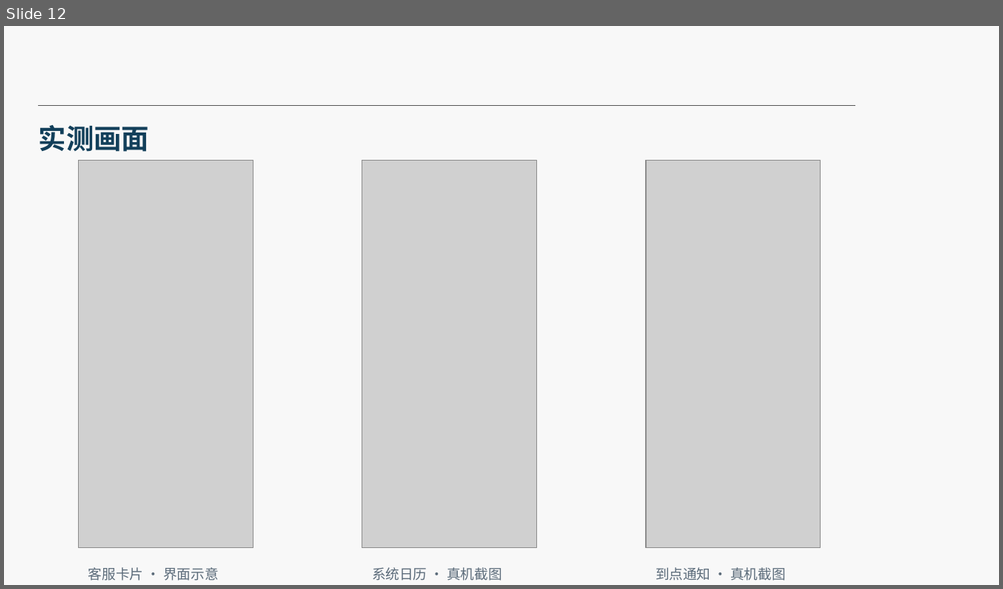
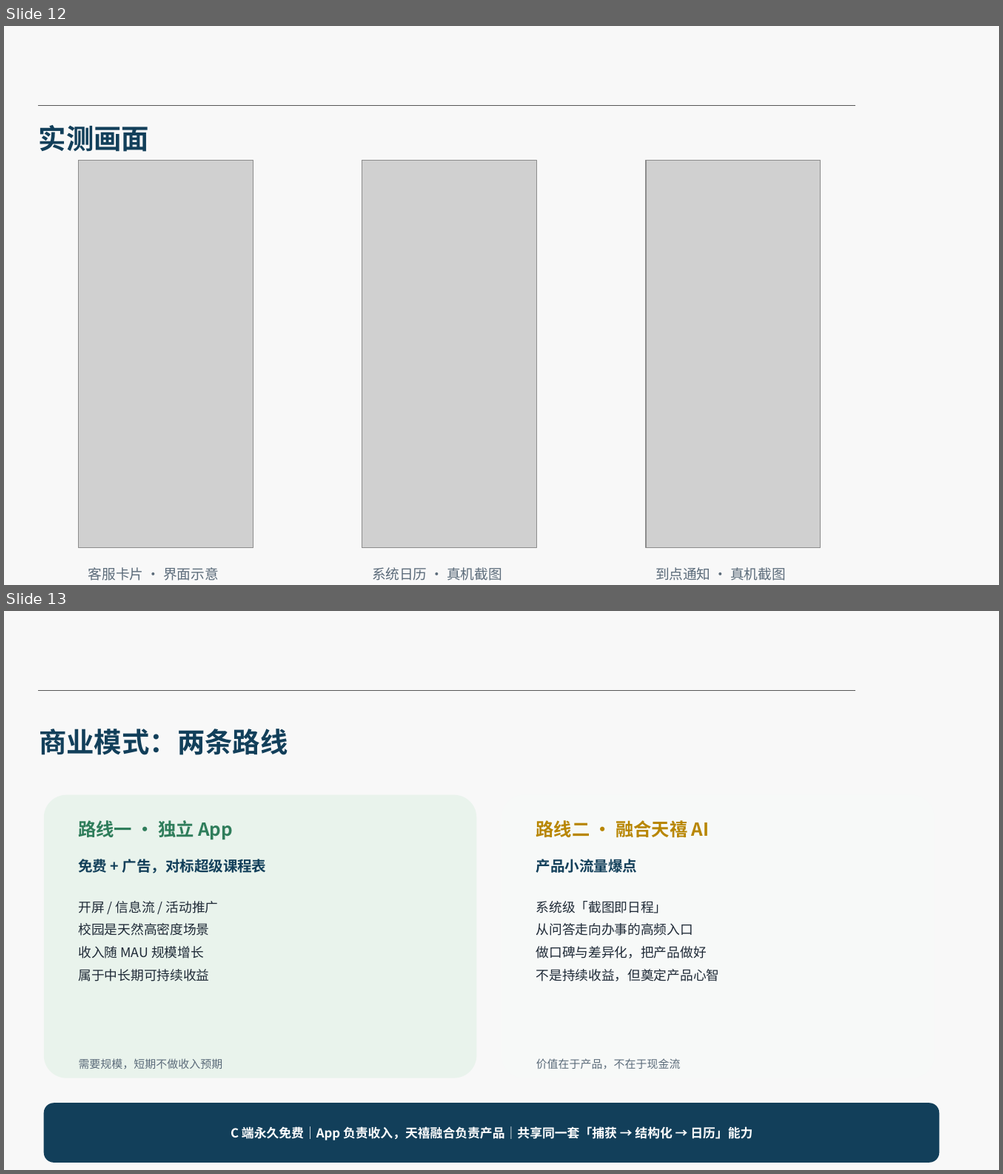
Before and after one commit to murasame9877/lishizhen, a slide deck: docs/2026SDG-Pitch-理时针.pptx. Shown one above the other, each under a label of ours: slide 12 before the commit, slides 12 and 13 after it. The pictures are 1003x589 and 1003x1174 pixels, drawn with LibreOffice and Linux fonts; fonts in the diff are those of the drawing; grey boxes stand for pictures; background and template pictures are left out. Boxes give left, top, right and bottom in pixels: in the first picture for what was removed or moved away, otherwise in the second. Text is boxed around its words. In the diff, an @@ line names an element or a change of style, - is before the commit and + after.

```diff
--- a/docs/2026SDG-Pitch-理时针.pptx
+++ b/docs/2026SDG-Pitch-理时针.pptx
@@ slide 13 added at (4,611,999,1170), background picture (left out); not listed: 1 template element that a slide beside it also shows @@
@@ text added at (39,729,287,755), 20 pt, text #123F5A, bold @@
+商业模式：两条路线
@@ rounded rectangle added at (44,795,476,1079), fill #E9F3EC @@
@@ rounded rectangle added at (501,795,934,1079), fill #F7F9F8 @@
@@ text added at (62,820,262,931), 10 pt, text #1F2A37 @@
+C 端永久免费；
+两条产品路线，各有定位。
+路线一：独立 App → 广告收益
+路线二：融合天禧 AI → 产品爆点
@@ text added at (79,820,233,840), 13 pt, text #2F7D5B, bold @@
+路线一 · 独立 App
@@ text added at (536,820,709,838), 13 pt, text #B88600, bold @@
+路线二 · 融合天禧 AI
@@ text added at (79,859,267,874), 10.5 pt, text #123F5A, bold @@
+免费 + 广告，对标超级课程表
@@ text added at (536,859,637,873), 10.5 pt, text #123F5A, bold @@
+产品小流量爆点
@@ text added at (79,901,219,982), 9.5 pt, text #1F2A37 @@
+开屏 / 信息流 / 活动推广
+校园是天然高密度场景
+收入随 MAU 规模增长
+属于中长期可持续收益
@@ text added at (536,901,720,982), 9.5 pt, text #1F2A37 @@
+系统级「截图即日程」
+从问答走向办事的高频入口
+做口碑与差异化，把产品做好
+不是持续收益，但奠定产品心智
@@ text added at (79,1059,223,1069), 8 pt, text #5B6B7A @@
+需要规模，短期不做收入预期
@@ text added at (536,1059,680,1070), 8 pt, text #5B6B7A @@
+价值在于产品，不在于现金流
@@ rounded rectangle added at (44,1103,939,1163), fill #123F5A, 9 pt, text #FFFFFF, bold @@
+C 端永久免费｜App 负责收入，天禧融合负责产品｜共享同一套「捕获 → 结构化 → 日历」能力
```
Also in this commit, not shown: 1 slide removed, 3 other files.
